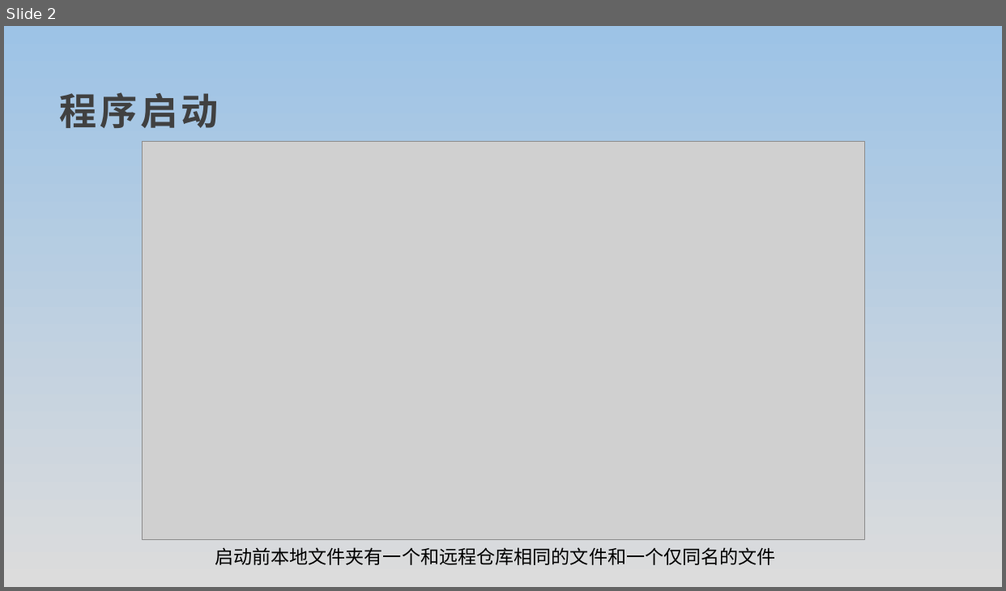
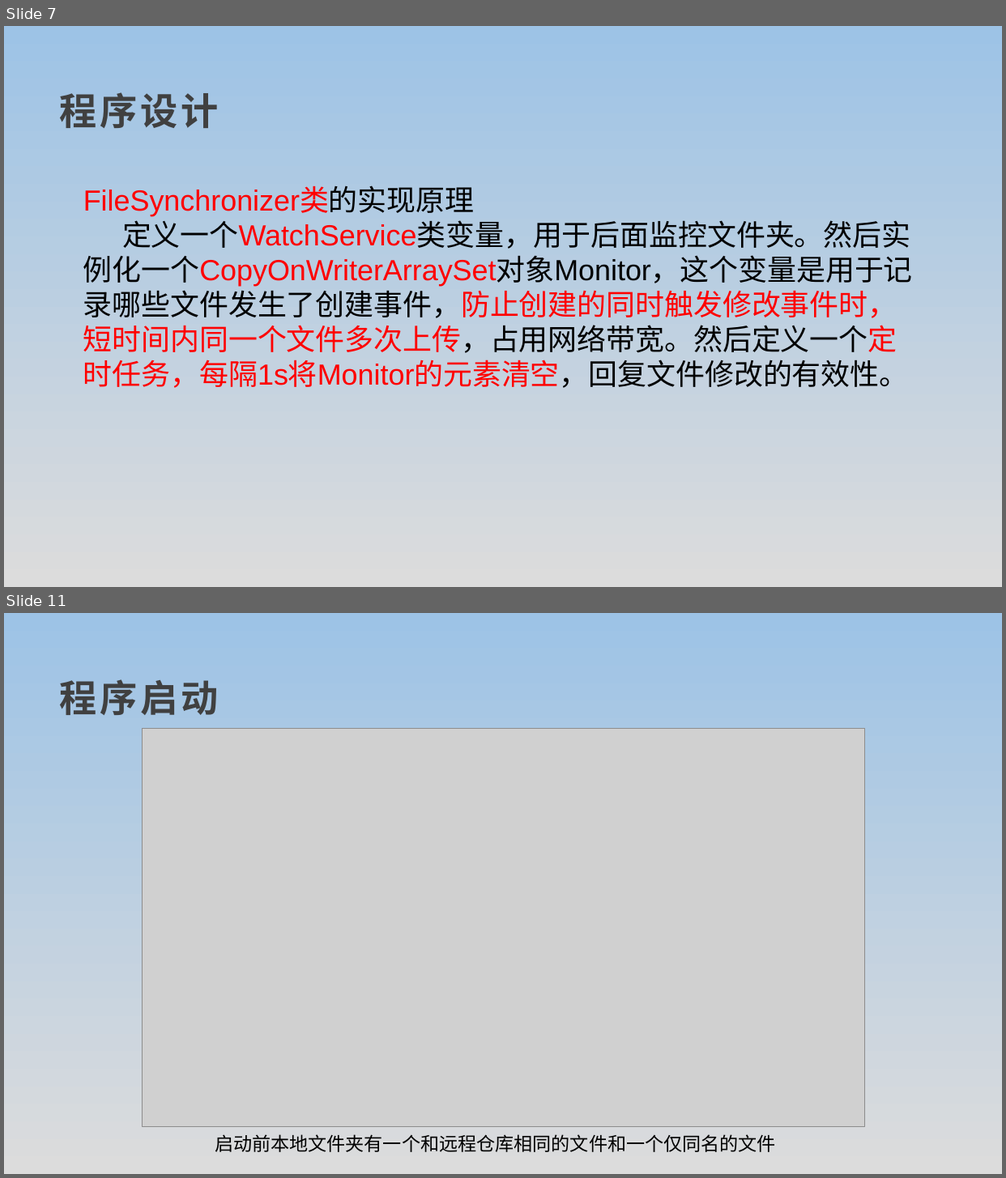
Before and after one commit to Tencin1202/2021-Big-data-development, a slide deck: 大数据怎么存？/文件同步器使用展示.pptx. Shown one above the other, each under a label of ours: slide 2 before the commit, slides 7 and 11 after it; the slides between them are not shown. The pictures are 1006x591 and 1006x1178 pixels, drawn with LibreOffice and Linux fonts; fonts in the diff are those of the drawing; grey boxes stand for pictures. Boxes give left, top, right and bottom in pixels: in the first picture for what was removed or moved away, otherwise in the second. Text is boxed around its words. In the diff, an @@ line names an element or a change of style, - is before the commit and + after.

Commit message:
大数据怎么存，文件同步器

```diff
--- a/大数据怎么存？/文件同步器使用展示.pptx
+++ b/大数据怎么存？/文件同步器使用展示.pptx
@@ slide 7 added at box(4, 26, 1002, 587), background gradient #9DC3E6 to #DCDCDC @@
@@ text added at box(60, 92, 219, 128), 36 pt, text #404040, bold @@
+程序设计
@@ text added at box(83, 188, 913, 388), 28 pt, text #FF0000 @@
+FileSynchronizer类的实现原理
+定义一个WatchService类变量，用于后面监控文件夹。然后实例化一个CopyOnWriterArraySet对象Monitor，这个变量是用于记录哪些文件发生了创建事件，防止创建的同时触发修改事件时，短时间内同一个文件多次上传，占用网络带宽。然后定义一个定时任务，每隔1s将Monitor的元素清空，回复文件修改的有效性。
@@ what was slide 2 is now slide 11 @@
```
Also in this commit, not shown: 1 slide changed, 8 other slides added.
